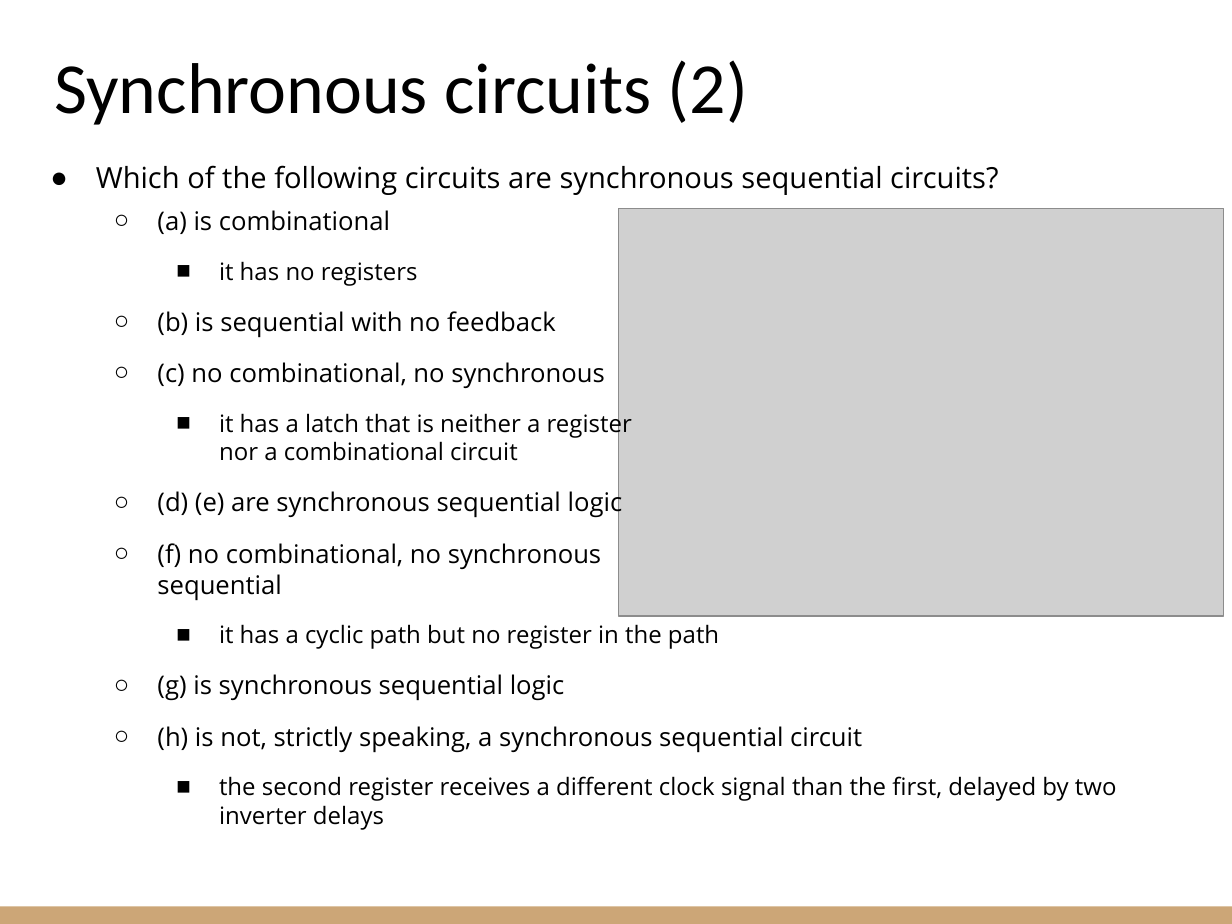
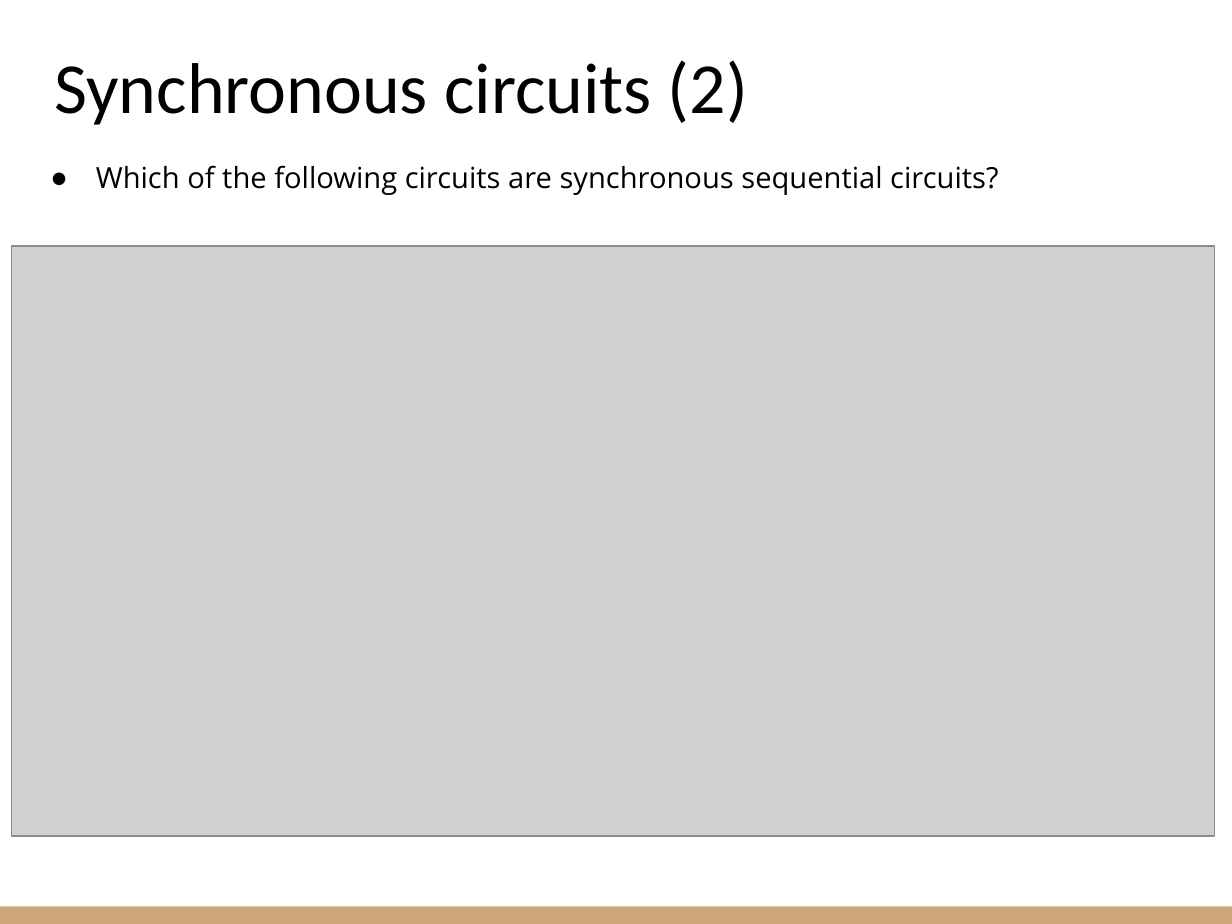
Before and after one commit to riccardoberta/esd, a slide deck: slide 30 of 09 - Sequential Circuits/slides.pptx (slide 23 before the commit). Drawn at 1232x924 pixels with LibreOffice and Linux fonts; fonts in the diff are those of the drawing; grey boxes stand for pictures. Boxes give left, top, right and bottom in pixels: in the first picture for what was removed or moved away, otherwise in the second. Text is boxed around its words. In the diff, an @@ line names an element or a change of style, - is before the commit and + after.

Commit message:
Added exercises to sequential circuits

```diff
--- a/09 - Sequential Circuits/slides.pptx
+++ b/09 - Sequential Circuits/slides.pptx
@@ picture removed at <box>618,208,1225,616</box> @@
@@ text at <box>157,210,1117,830</box>: paragraphs removed @@
-  ○ (a) is combinational
-    ■ it has no registers
-  ○ (b) is sequential with no feedback
-  ○ (c) no combinational, no synchronous
-    ■ it has a latch that is neither a register
-      nor a combinational circuit
-  ○ (d) (e) are synchronous sequential logic
-  ○ (f) no combinational, no synchronous
-    sequential
-    ■ it has a cyclic path but no register in the path
-  ○ (g) is synchronous sequential logic
-  ○ (h) is not, strictly speaking, a synchronous sequential circuit
-    ■ the second register receives a different clock signal than the first, delayed by two inverter delays
@@ picture added at <box>12,246,1215,837</box> @@
```
Also in this commit, not shown: 7 other slides changed, 8 slides added, 4 slides removed, 36 other files.
